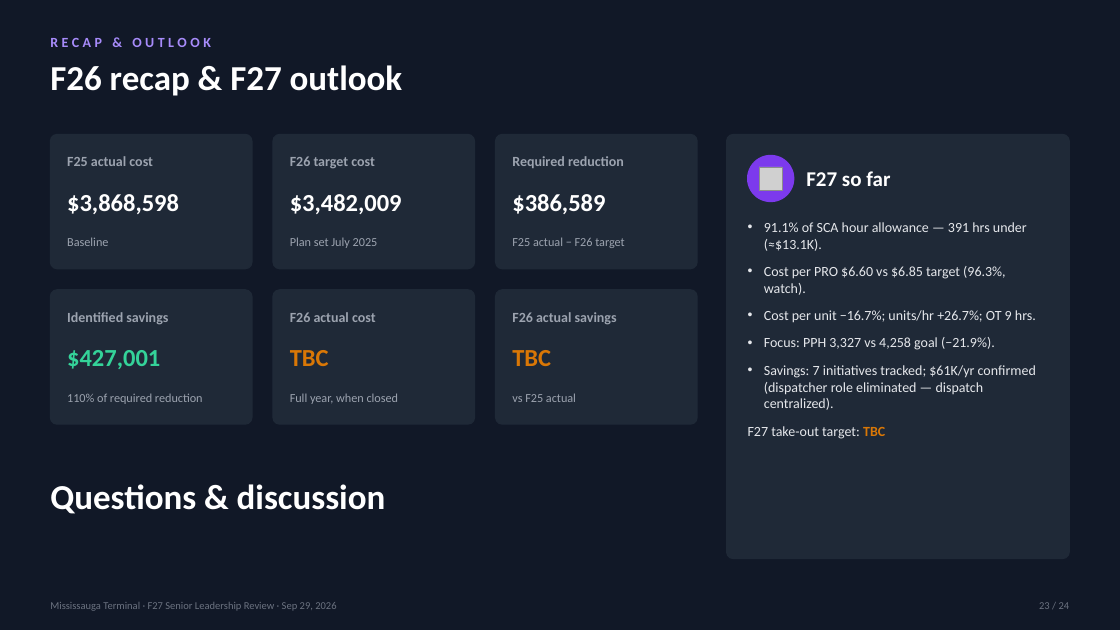
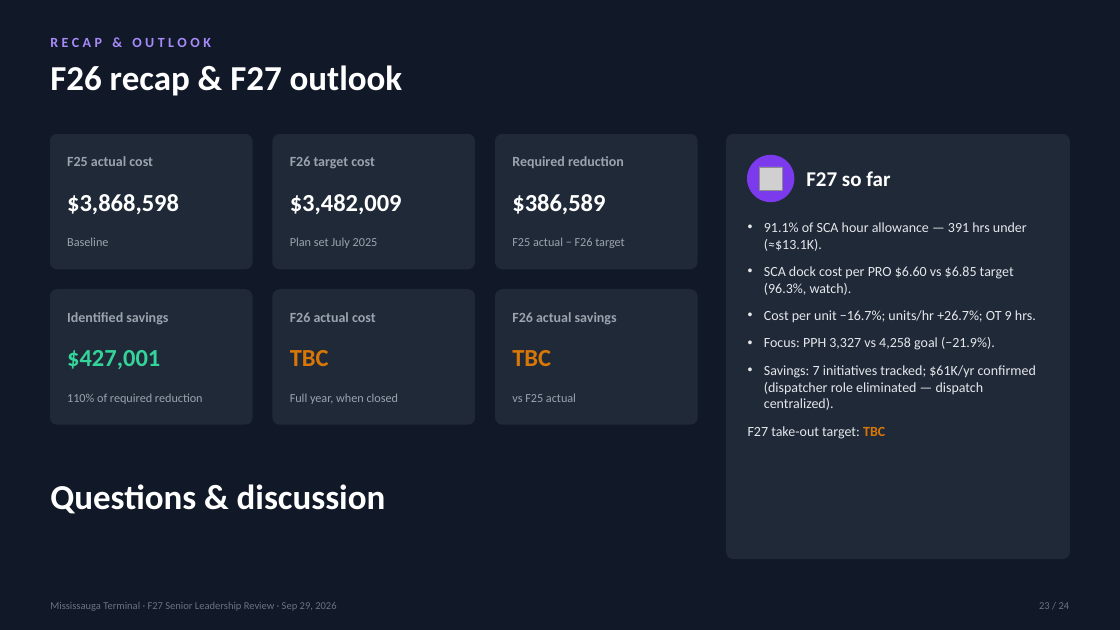
Before and after one commit to FuoriclasseX/mississauga-terminal-f26-cost-transformation-dashboard, a slide deck: slide 23 of presentation/Mississauga_F27_Leadership_Review_Sep29.pptx. Drawn at 1120x630 pixels with LibreOffice and Linux fonts; fonts in the diff are those of the drawing; grey boxes stand for pictures. Boxes give left, top, right and bottom in pixels: in the first picture for what was removed or moved away, otherwise in the second. Text is boxed around its words. In the diff, an @@ line names an element or a change of style, - is before the commit and + after.

```diff
--- a/presentation/Mississauga_F27_Leadership_Review_Sep29.pptx
+++ b/presentation/Mississauga_F27_Leadership_Review_Sep29.pptx
@@ text at [764,266,1014,295]: text changed @@
-• Cost per PRO $6.60 vs $6.85 target (96.3%, watch).
+• SCA dock cost per PRO $6.60 vs $6.85 target (96.3%, watch).
```
Also in this commit, not shown: 11 other slides changed, 1 other file.
